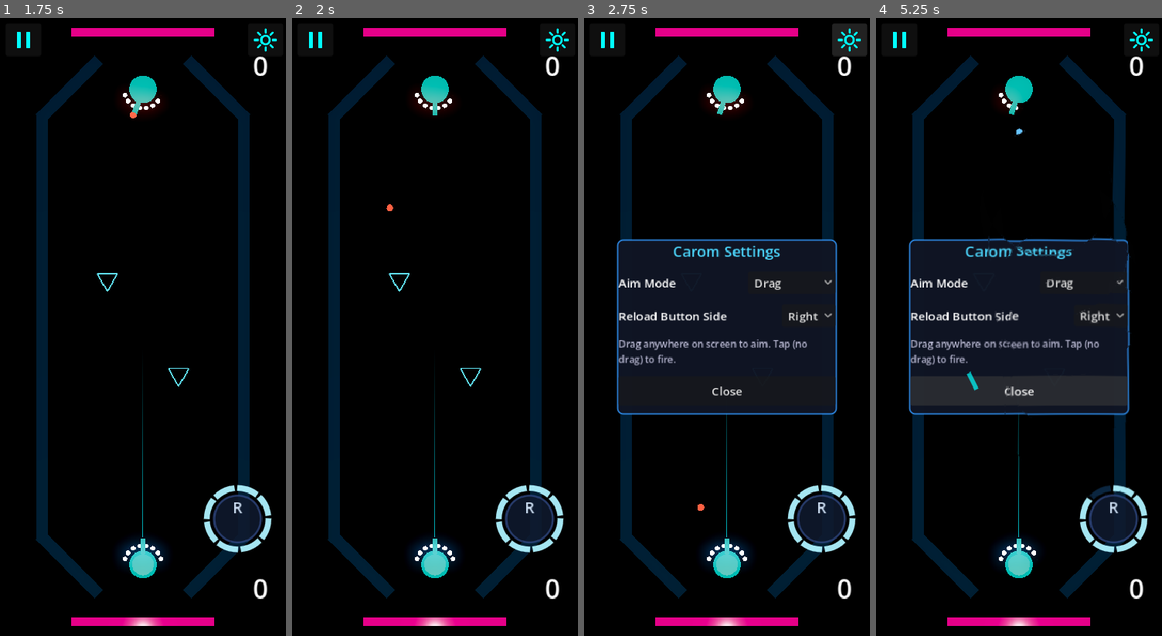
Above: before the commit, frames 1-4 (left to right).
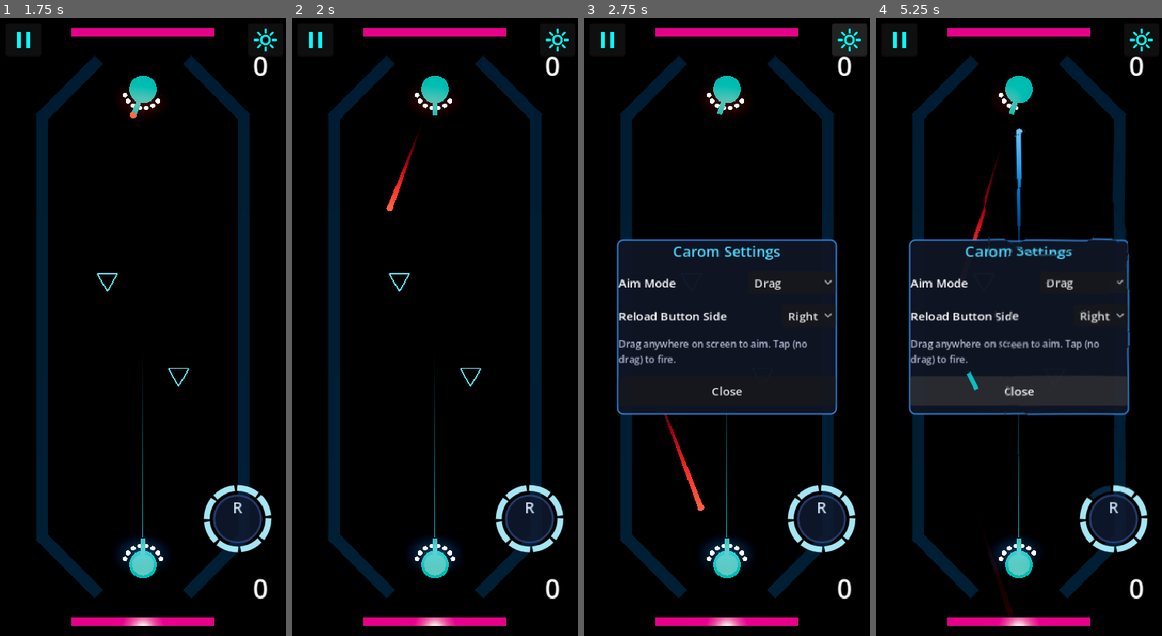
Above: after the commit, the same moments.

Repository: mchambers-mojang/sweet-vinegar-games
Game: Godot game, scene res://carom/scenes/carom_arena.tscn
Two runs of this game, one before a commit and one after it. Both use one fixed random seed, a clock stepped at 60 frames per second and the inputs below. This scene is started directly instead of the project's main scene.
Inputs (mouse positions are in pixels of both pictures, inside the frame that each line leads up to):
- Up to frame 1 (1.75 s): click (22, 42) at 0.5 s; click "Resume" at 1.25 s
- Up to frame 2 (2 s): no input
- Up to frame 3 (2.75 s): click (849, 42) at 2 s
- Up to frame 4 (5.25 s): click "Drag" at 2.75 s; click "Right" at 3.5 s; tap Enter (ui_accept) at 4.25 s; drag from (1113, 518) to (1047, 191) at 4.27 s; drag from (961, 357) to (1004, 450) at 5.02 s

Frame 1 is identical in both runs. In frame 2, 0.1% of the frame differs, in the area x 33-45%, y 17-31%; in frame 3, 0.2%; in frame 4, 0.5%, in the area x 33-52%, y 18-97%.
Error before the commit: Parse Error: Cannot infer the type of "diff" variable because the value doesn't have a set type. (res://carom/scripts/effects/carom_effects_controller.gd:71)

Commit message:
fix(carom): explicit type annotations for Variant inference
Co-authored-by: Copilot <223556219+Copilot@users.noreply.github.com>

Diff:
--- a/carom/scripts/effects/carom_effects_controller.gd
+++ b/carom/scripts/effects/carom_effects_controller.gd
@@ -68,10 +68,11 @@
 	var velocity := projectile.linear_velocity
 
 	if body is CaromPuck:
-		var diff := body.global_position - impact_pos
+		var puck_pos: Vector3 = (body as CaromPuck).global_position
+		var diff: Vector3 = puck_pos - impact_pos
 		if diff.length_squared() < 0.0001:
 			diff = velocity.normalized()
-		var normal := diff.normalized()
+		var normal: Vector3 = diff.normalized()
 		var force := velocity.length() / maxf(projectile.speed, 1.0)
 		_impact_spawner.spawn_puck_impact(impact_pos, -normal, color, force)
 	elif body is StaticBody3D:
